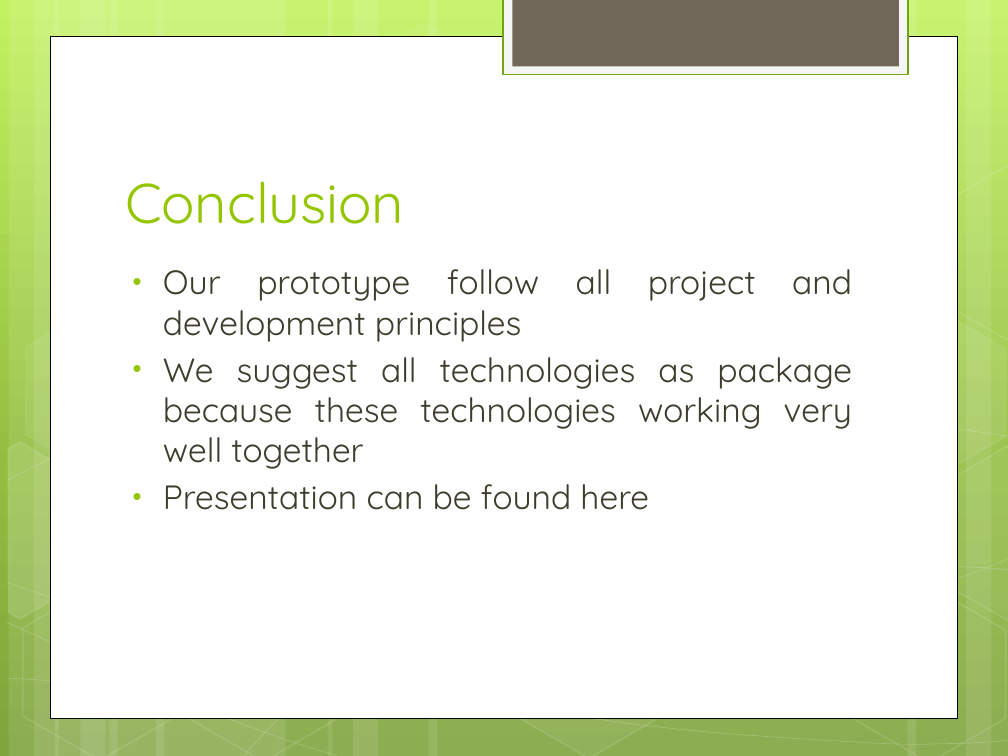
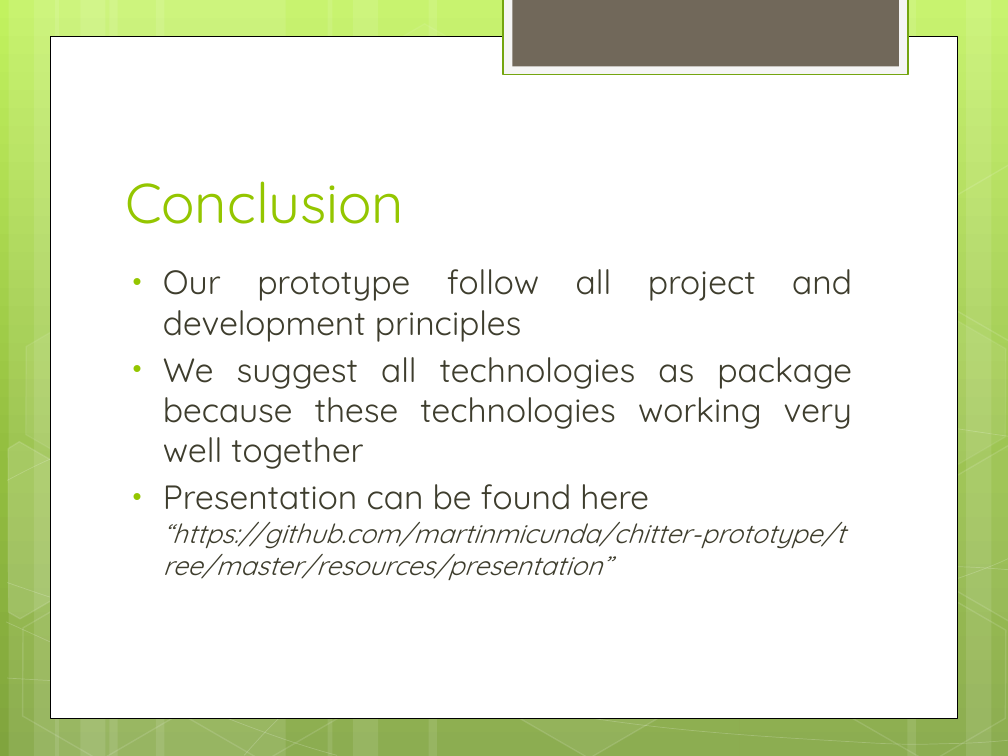
Before and after one commit to martinmicunda/chitter-prototype, a slide deck: slide 23 of resources/presentation/chitter_prototype_presentation.pptx. Drawn at 1008x756 pixels with LibreOffice and Linux fonts; fonts in the diff are those of the drawing. Boxes give left, top, right and bottom in pixels: in the first picture for what was removed or moved away, otherwise in the second. Text is boxed around its words. In the diff, an @@ line names an element or a change of style, - is before the commit and + after.

Commit message:
Add presentation link to conclusion

```diff
--- a/resources/presentation/chitter_prototype_presentation.pptx
+++ b/resources/presentation/chitter_prototype_presentation.pptx
@@ text at (163,484,845,580): text changed; size 24 to 19 pt; italic on @@
-• Presentation can be found here
+• Presentation can be found here “https://github.com/martinmicunda/chitter-prototype/tree/master/resources/presentation”
```
